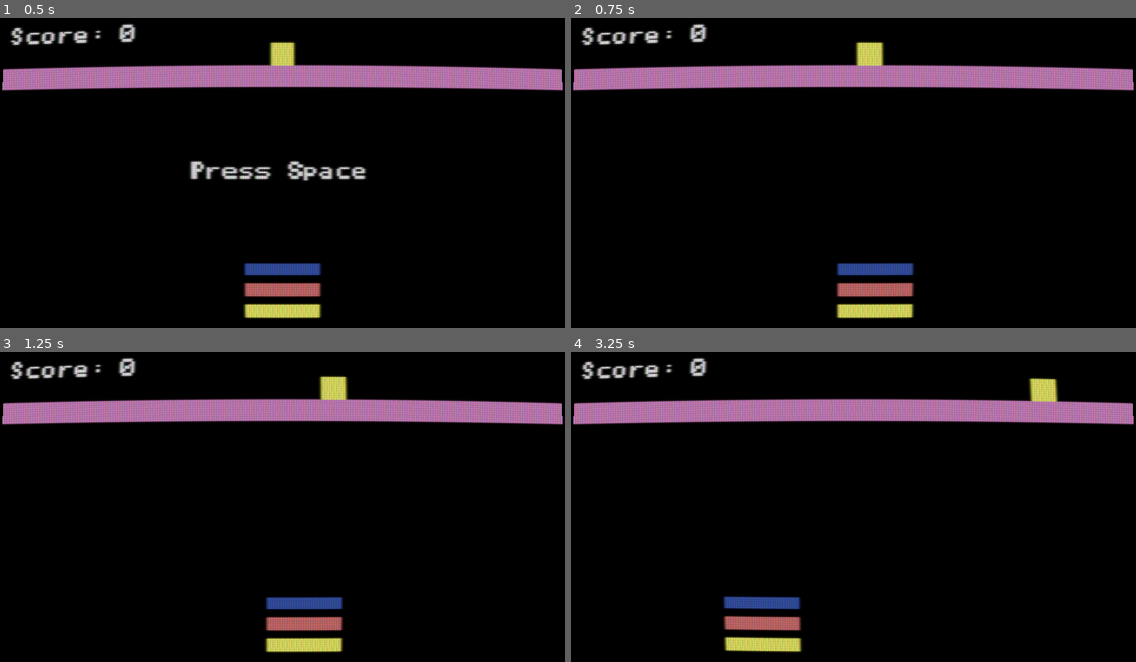
Above: before the commit, frames 1-4 (two rows, left to right).
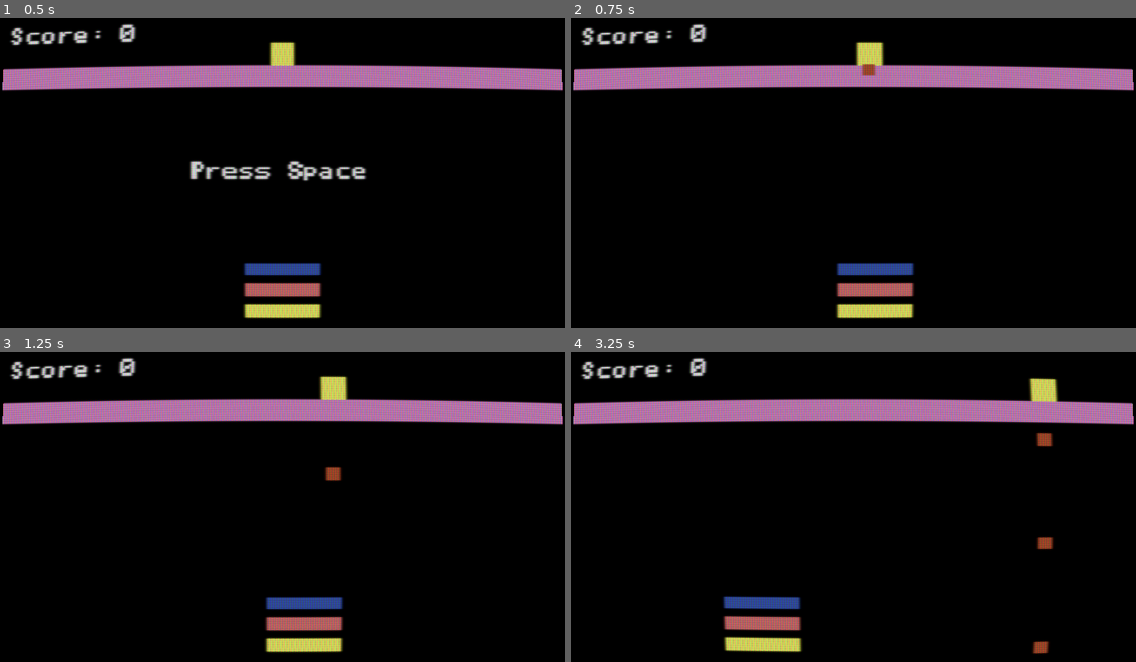
Above: after the commit, the same moments.

Repository: Softwave/Kablam
Game: Godot game, scene res://scenes/example_basic.tscn
The game is run twice, just before and just after one commit, with the same random seed, the same clock (stepped at 60 frames per second) and the same inputs.
Inputs (mouse positions are in pixels of both pictures, inside the frame that each line leads up to):
- Up to frame 1 (0.5 s): no input
- Up to frame 2 (0.75 s): tap Space (key_unpause) at 0.5 s; move the mouse to (977, 154) at 0.52 s; tap Ctrl (test_fire, bound only after the commit) at 0.6 s
- Up to frame 3 (1.25 s): no input
- Up to frame 4 (3.25 s): move the mouse to (740, 519) at 1.27 s; tap Ctrl (test_fire, bound only after the commit) at 1.35, 2.1, 2.85 s; move the mouse to (910, 435) at 2.02 s; move the mouse to (825, 569) at 2.77 s

Frame 1 is identical in both runs. In frame 2, less than 0.1% of the frame differs, in the area x 51-54%, y 14-19%; in frame 3, 0.1%; in frame 4, 0.4%, in the area x 81-86%, y 26-98%.

Commit message:
Made bomber drop bombs

Diff:
--- a/BallScene.tscn
+++ b/BombScene.tscn
@@ -1,6 +1,7 @@
-[gd_scene load_steps=3 format=2]
+[gd_scene load_steps=4 format=2]
 
 [ext_resource path="res://bomb.png" type="Texture" id=1]
+[ext_resource path="res://BombScript.gd" type="Script" id=2]
 
 [sub_resource type="RectangleShape2D" id=1]
 extents = Vector2( 2.71543, 14.7698 )
@@ -8,6 +9,7 @@
 [node name="RootBulletScene" type="Node2D"]
 
 [node name="KinematicBody2D" type="KinematicBody2D" parent="."]
+script = ExtResource( 2 )
 
 [node name="bomb" type="Sprite" parent="KinematicBody2D"]
 scale = Vector2( 0.985472, 0.95609 )
--- /dev/null
+++ b/BombScript.gd
@@ -0,0 +1,13 @@
+extends KinematicBody2D
+
+var velocity = Vector2()
+
+func _ready():
+	velocity.y = 60
+
+func _physics_process(delta):
+	move_and_slide(velocity)
+
+func _on_area_entered(area):
+	if area.name == "Paddle1":
+		print("boomb")
--- a/MadBomber.gd
+++ b/MadBomber.gd
@@ -6,6 +6,8 @@
 var velocity = Vector2()
 var moving_left = false
 var moving_right = false
+
+export var max_speed = 5
 
 
 func rand_position():
@@ -30,6 +32,10 @@
 	position.x -= move_speed
 
 
+func drop_bomb():
+	var projectile = load("res://BombScene.tscn")
+	var bomb = projectile.instance()
+	add_child_below_node(get_tree().get_root().get_node("."), bomb)
 
 
 func _process(delta):
@@ -50,3 +56,6 @@
 			#print("We are equal")
 			move_left(delta)
 		position += velocity * delta
+
+	if Input.is_action_just_pressed("test_fire"):
+		drop_bomb()
--- a/project.godot
+++ b/project.godot
@@ -34,6 +34,11 @@
 "events": [ Object(InputEventKey,"resource_local_to_scene":false,"resource_name":"","device":0,"alt":false,"shift":false,"control":false,"meta":false,"command":false,"pressed":false,"scancode":32,"unicode":0,"echo":false,"script":null)
  ]
 }
+test_fire={
+"deadzone": 0.5,
+"events": [ Object(InputEventKey,"resource_local_to_scene":false,"resource_name":"","device":0,"alt":false,"shift":false,"control":false,"meta":false,"command":false,"pressed":false,"scancode":16777238,"unicode":0,"echo":false,"script":null)
+ ]
+}
 
 [rendering]
 
Not shown, changed: README.md
